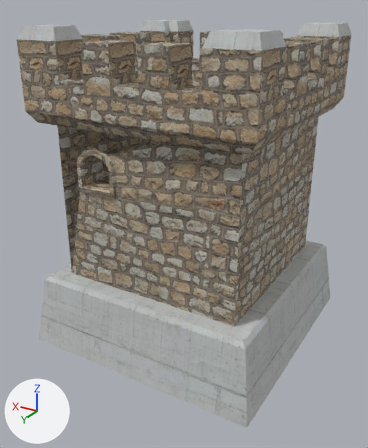
One commit to the FBX model GameProgrammingMajor/GameProgrammingMajor/GameProgrammingMajorContent/Models/tower_wall.FBX: the scene before it, then after it.
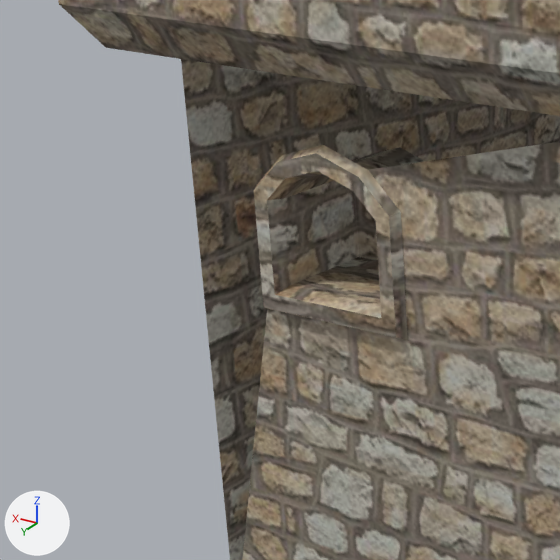
Each version appears first whole from a 50 mm lens placed at (-0.384, 0.675, 0.514), pointed at (0.004, 0.029, 0.191), and next in a close-up on the part from 3% to 43% of the width and 25% to 57% of the height. Lighting does not change. The marker at lower left points along +X, +Y and +Z. Where no turn or scale is listed for an object, it has been applied to the vertices. Vertices at the same position are counted once.

The first close-up shows 'tower_wall'.
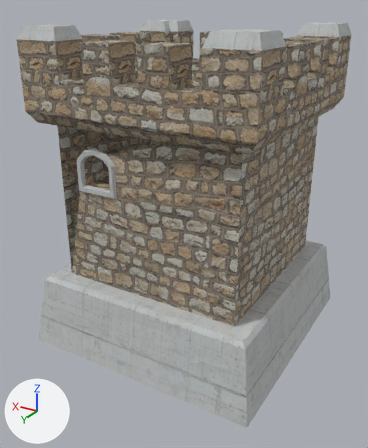
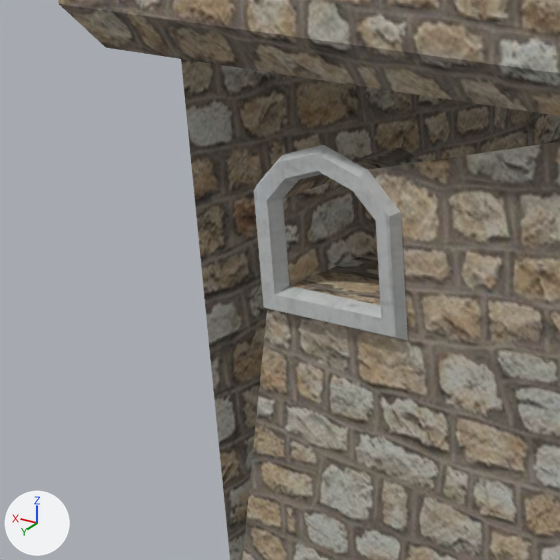
Where the change shows, as pixel boxes (x1, y1, x2, y2) in the close-ups (560 x 560 px):
part 1 of me_tower_wall_ncl1_1, recoloured
    both: (254, 145, 408, 340)

The change, as a list of edits to the scene's bpy script:
```text
Change me_tower_wall_ncl1_1:
    where me_tower_wall_ncl1_1.from_pydata(...)  # 207 vertices, 171 faces; spans x -0.19..0.19, y -0.19..0.19, z 0.0..0.489
    used by ob_tower_wall; location = (0.0, 0.0, 0.0)
    me_tower_wall_ncl1_1 part 1: all 21 faces centred in x 0.045..0.111, y 0.146..0.149, z 0.263..0.327 switch from mat_material__37 (picture img_brickoldrounded0298_1_s_jpg) to mat_material__38 (picture img_concretenew_jpg)
```
